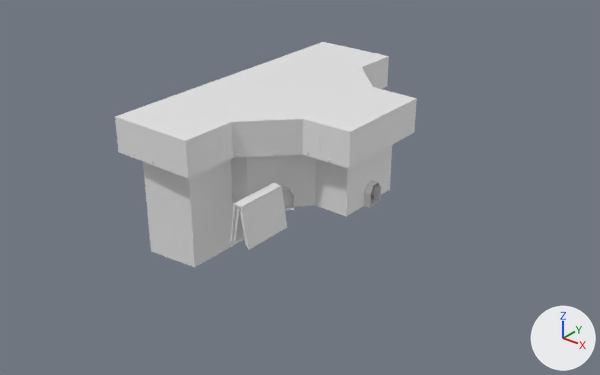
The FBX model Meshes/Levels/Foyer/Foyer.fbx, before and after one commit.
Before and after are seen from a camera (50 mm lens) standing at (41.8, -53.2, 33.6) and looking at (3.9, -5.8, 4.2). The lights are fixed; the arrows at lower right show +X, +Y and +Z. The first picture is the older version. Where no turn or scale is listed for an object, it has been applied to the vertices.

In view in the first picture: 'Cube.007', 'Foyer', 'FoyerUpper' and 1 more.
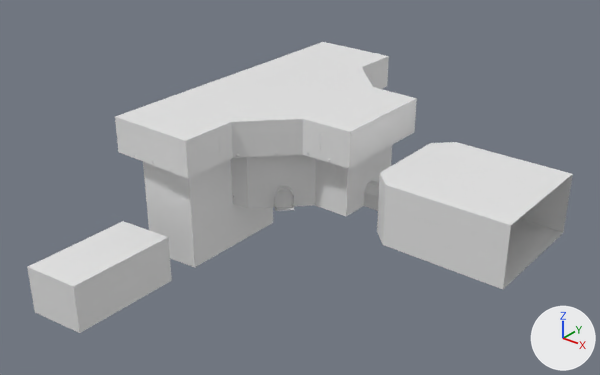
Boxes [x1, y1, x2, y2] around the edits, measured in the pictures (600 x 375 px):
```json
{"object": "LifeHall", "change": "added", "after": [370, 142, 573, 289]}
{"object": "Foyer.002", "change": "added", "after": [27, 221, 172, 333]}
{"object": "Cube.007", "change": "deleted", "before": [230, 183, 287, 250]}
{"object": "FoyerCultureDoortRight", "change": "added", "after": [275, 189, 284, 208]}
```

Scene script edits in JSON lines:
```json
{"op": "add", "block": "me_cube_043", "code": ["me_cube_043 = bpy.data.meshes.new('Cube.043')", "me_cube_043.from_pydata(...)  # 46 vertices, 37 faces; spans x 5.99..20.66, y -5.4..5.4, z 0.0..5.23", "me_cube_043.materials.append(mat_foyer)  # white #e7e7e7"]}
{"op": "add", "block": "me_cube_011_1", "code": ["me_cube_011_1 = bpy.data.meshes.new('Cube.011')", "me_cube_011_1.from_pydata(...)  # 30 vertices, 27 faces; spans x -0.55..0.04, y -0.6..-0.01, z -1.11..0.89", "me_cube_011_1.materials.append(mat_foyer)  # white #e7e7e7"]}
{"op": "add", "block": "me_cube_118", "code": ["me_cube_118 = bpy.data.meshes.new('Cube.118')", "me_cube_118.from_pydata(...)  # 40 vertices, 38 faces; spans x -8.66..-3.73, y -24.86..-15.08, z -4.09..0.0", "me_cube_118.materials.append(mat_foyer)  # white #e7e7e7"]}
{"op": "remove", "block": "ob_cube_007", "code": ["ob_cube_007 = bpy.data.objects.new('Cube.007', me_cube_015)", "ob_cube_007.location = (2.22, -9.01, 2.58)"]}
{"op": "add", "block": "ob_lifehall", "code": ["ob_lifehall = bpy.data.objects.new('LifeHall', me_cube_043)", "ob_lifehall.location = (0.94, 0.79, 1.0)"]}
{"op": "add", "block": "ob_foyerculturedoortright", "code": ["ob_foyerculturedoortright = bpy.data.objects.new('FoyerCultureDoortRight', me_cube_011_1)", "ob_foyerculturedoortright.location = (1.05, -4.42, 2.11)"]}
{"op": "add", "block": "ob_foyer_002", "code": ["ob_foyer_002 = bpy.data.objects.new('Foyer.002', me_cube_118)", "ob_foyer_002.location = (0.94, 0.79, 1.0)"]}
```
